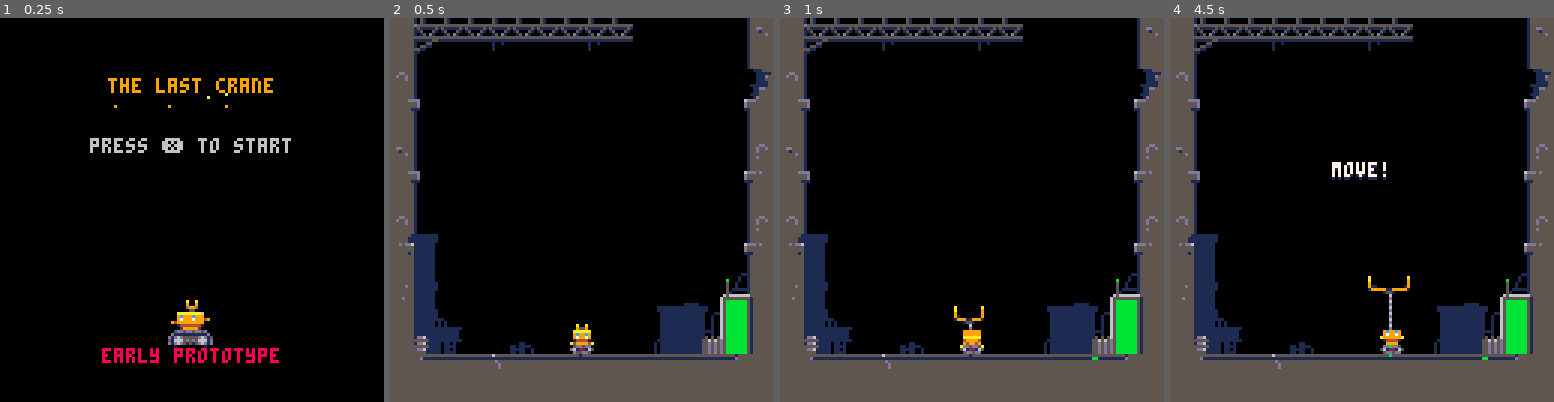
Above: before the commit, frames 1-4 (left to right).
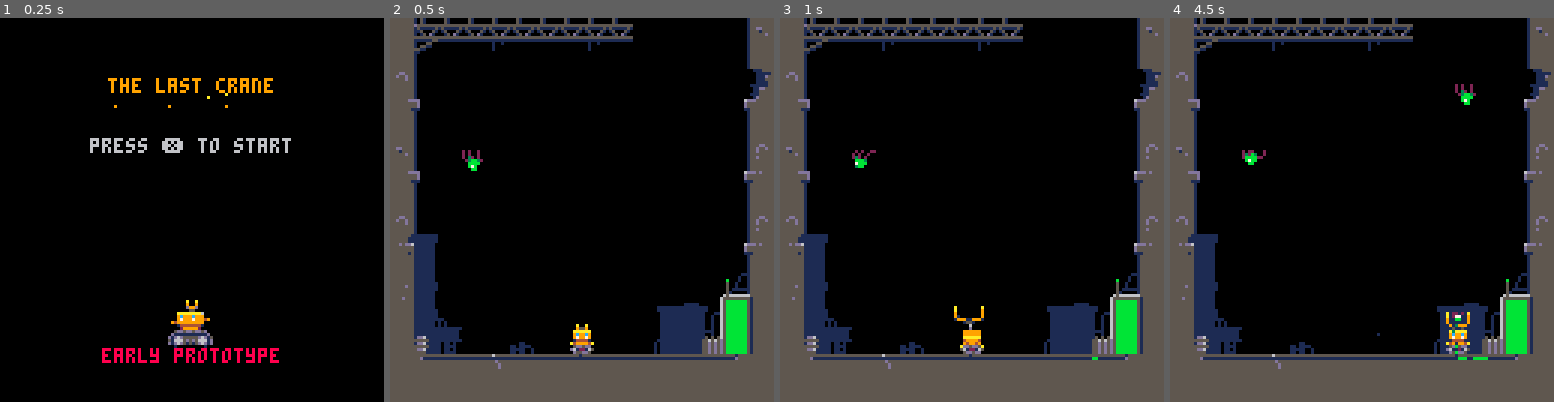
Above: after the commit, the same moments.

Repository: headjump/ld39
Game: PICO-8 cartridge crane.p8
Same seed, same stepped clock (60 frames per second), same inputs: the game is played once before the commit and once after it.
Inputs:
- Up to frame 1 (0.25 s): no input
- Up to frame 2 (0.5 s): tap X (X key) at 0.33 s
- Up to frame 3 (1 s): tap O (Z key) at 0.7 s
- Up to frame 4 (4.5 s): tap X (X key) at 1.07, 1.85, 2.97, 4.08 s; hold Right 1.6-2.1 s; tap O (Z key) every 0.4 s from 1.7 to 4.1 s; hold Right 2.47-3.03 s; hold Left 3.08-3.58 s; hold Right from 4.02 s (still down)

Frame 1 is identical in both runs. In frame 2, 0.2% of the frame differs, in the area x 18-25%, y 34-40%; in frame 3, 0.1%; in frame 4, 1.7%, in the area x 18-82%, y 17-90%.

Commit message:
consumables are animated and shrink

Diff:
--- a/crane.p8
+++ b/crane.p8
@@ -92,7 +92,7 @@
    if(generating_energy)then
     if(rnd(1)>.65)then
      ngn_part(
-      st.crane.x+rnd(8),st.crane.y-6,-- x,y
+      st.crane.x+1+rnd(6),st.crane.y-4,-- x,y
       st.crane.spd,1+rnd(.5),-- sx,sy
       1.2,6,-- grav,lifetime
       {2,1,1},-- sizes
@@ -115,7 +115,7 @@
     x=st.crane.x+3
     y=ent.bind_to_claw and st.claw and st.claw.y or st.crane.y-8+2
     if(y==at_crane)then consuming=true; ent.bind_to_claw=false end
-    ent.drw(ent,ent.bind_to_claw and not y==at_crane,x,y)
+    ent.drw(ent,ent.bind_to_claw,x,y)
    end
   end
  }
@@ -293,9 +293,15 @@
   x=x,y=y,
   to_consuming=function()
    return{
+    ani_tgl=tgl(6),
     energy=50,
     drw=function(e,still_grabbing,x,y)
-     spr(14,x-3,y-3)
+     local ani=cond(still_grabbing,{14,15},{28,29})
+     local sx,sy=spr_pos(ani[e.ani_tgl.val+1])
+     local sw=flr(e.energy/50*7)+1
+     local offset=(8-sw)/2
+     sspr(sx,sy,8,8,x-3+offset,y-3+offset,sw,sw)
+     e.ani_tgl.upd()
     end
    }
   end,
@@ -404,6 +410,12 @@
  }
 end
 
+c_none=0
+c_after_tut=1
+function checkpoint()
+ return c_after_tut
+end
+
 function director()
  local phase
  local phases
@@ -548,11 +560,11 @@
     if(leave_after_death.upd())then ngn_scene(sc_gameover()) end
    else
     if not phases then
-     if(true)then--tutorial phases
+     if(checkpoint()<c_after_tut)then--tutorial phases
       phases={
        {p_set_battery,false},--disable battery!
        {p_wait,20},
-       {p_msg,"hello, last robot",7,60},
+       {p_msg,"hello, little crane",7,60},
        {p_wait,20},
        {p_tut_move,"move!",7},
        {p_wait,4},
@@ -732,6 +744,10 @@
  return me
 end
 
+function spr_pos(spr_index)
+ return (spr_index%16)*8,flr(spr_index/16)*8
+end
+
 -- create particle
 -- x,y
 -- sx,sy
Not shown, changed: 45 lines of the sprite sheet (__gfx__) section of crane.p8
